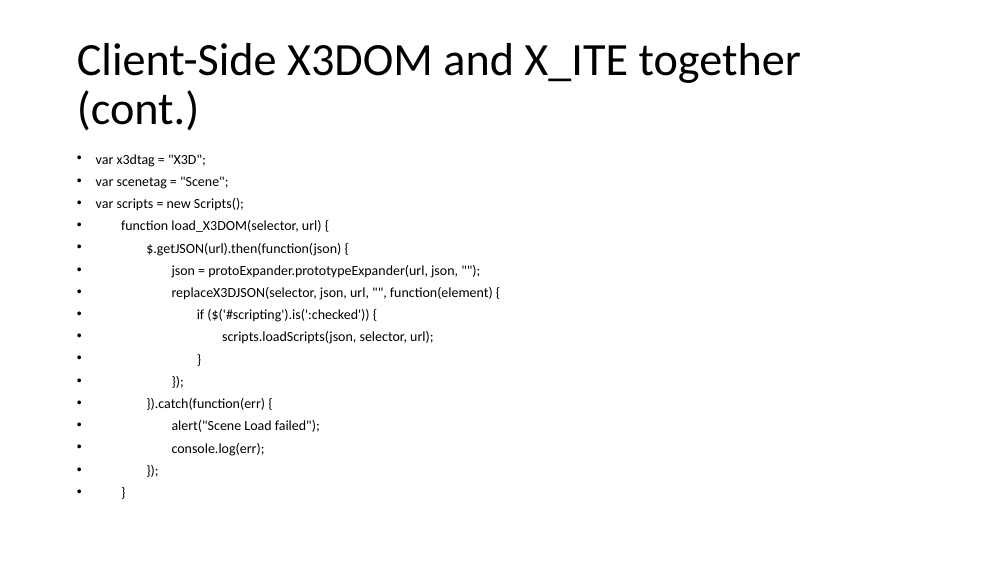
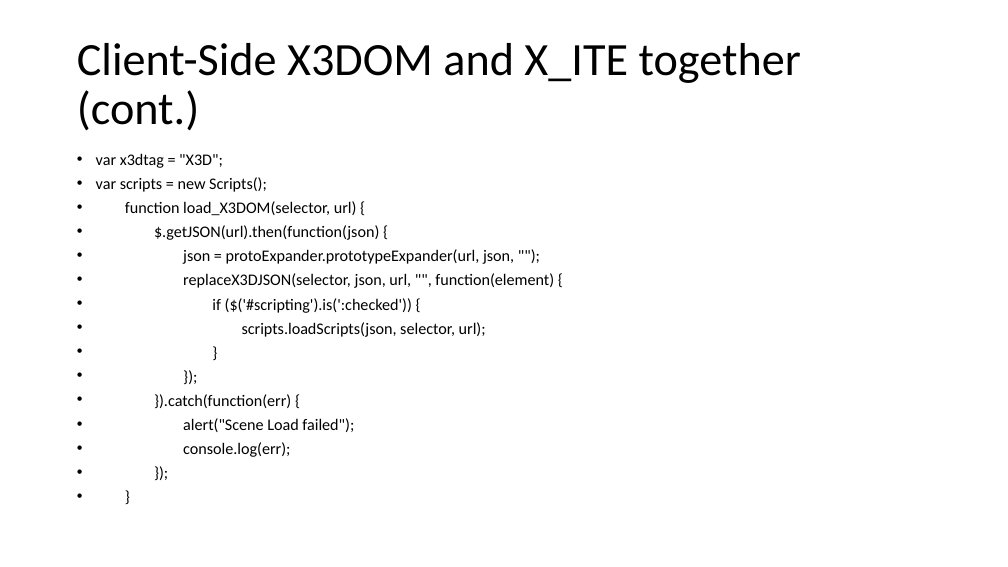
Before and after one commit to coderextreme/X3DJSONLD, a slide deck: slide 14 of doc/X3DJSONLoaderTutorial.pptx. Drawn at 1008x567 pixels with LibreOffice and Linux fonts; fonts in the diff are those of the drawing. Boxes give left, top, right and bottom in pixels: in the first picture for what was removed or moved away, otherwise in the second. Text is boxed around its words. In the diff, an @@ line names an element or a change of style, - is before the commit and + after.

```diff
--- a/doc/X3DJSONLoaderTutorial.pptx
+++ b/doc/X3DJSONLoaderTutorial.pptx
@@ text "var x3dtag = "X3D";" at (x1=96, y1=153, x2=554, y2=457): size 13.3 to 15.4 pt @@
@@ text at (x1=96, y1=176, x2=228, y2=189): paragraph removed @@
-• var scenetag = "Scene";
```
Also in this commit, not shown: 3 other slides changed.
